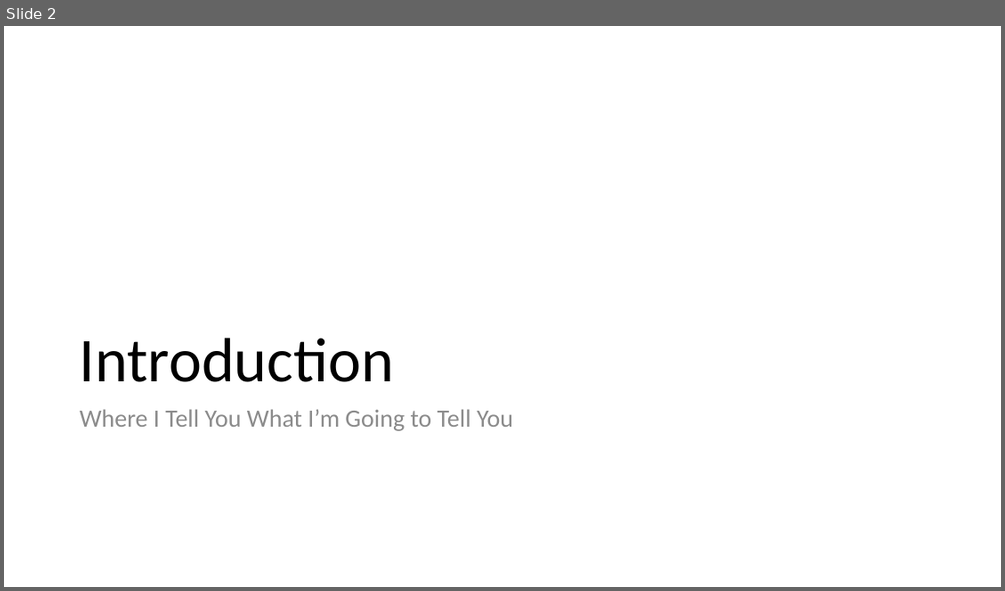
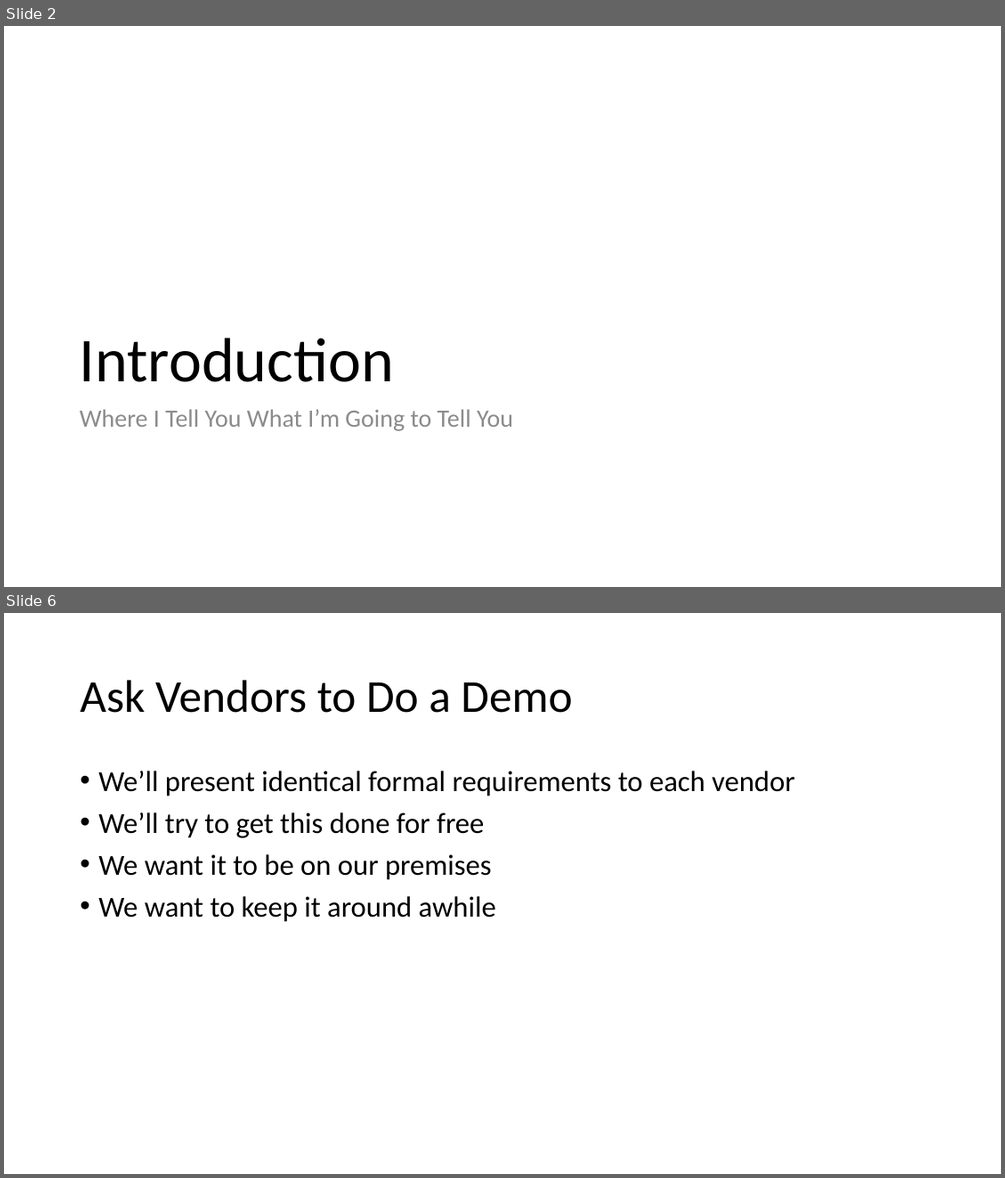
Before and after one commit to EnterpriseProductsLP/docker-straw-man, a slide deck: Docker Proofs of Concept.pptx. Shown one above the other, each under a label of ours: slide 2 before the commit, slides 2 and 6 after it; the slides between them are not shown. The pictures are 1005x591 and 1005x1178 pixels, drawn with LibreOffice and Linux fonts; fonts in the diff are those of the drawing. Boxes give left, top, right and bottom in pixels: in the first picture for what was removed or moved away, otherwise in the second. Text is boxed around its words. In the diff, an @@ line names an element or a change of style, - is before the commit and + after.

```diff
--- a/Docker Proofs of Concept.pptx
+++ b/Docker Proofs of Concept.pptx
@@ slide 6 added at [4,613,1001,1174], background #FFFFFF @@
@@ title added at [80,680,572,713], 44 pt, text #000000 @@
+Ask Vendors to Do a Demo
@@ text added at [98,771,794,922], 28 pt, text #000000 @@
+• We’ll present identical formal requirements to each vendor
+• We’ll try to get this done for free
+• We want it to be on our premises
+• We want to keep it around awhile
```
Also in this commit, not shown: 15 other slides added, 1 slide removed.
